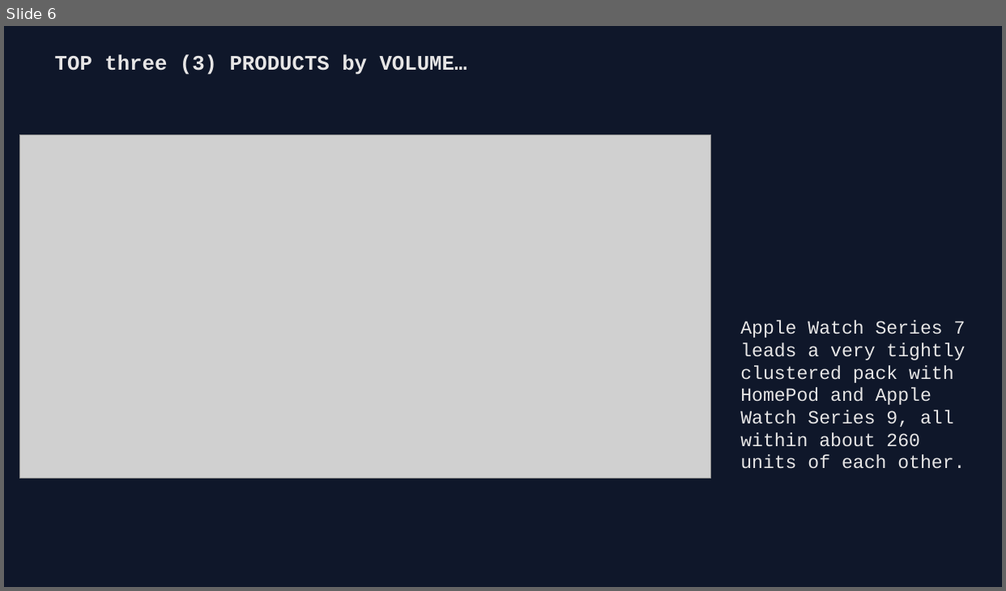
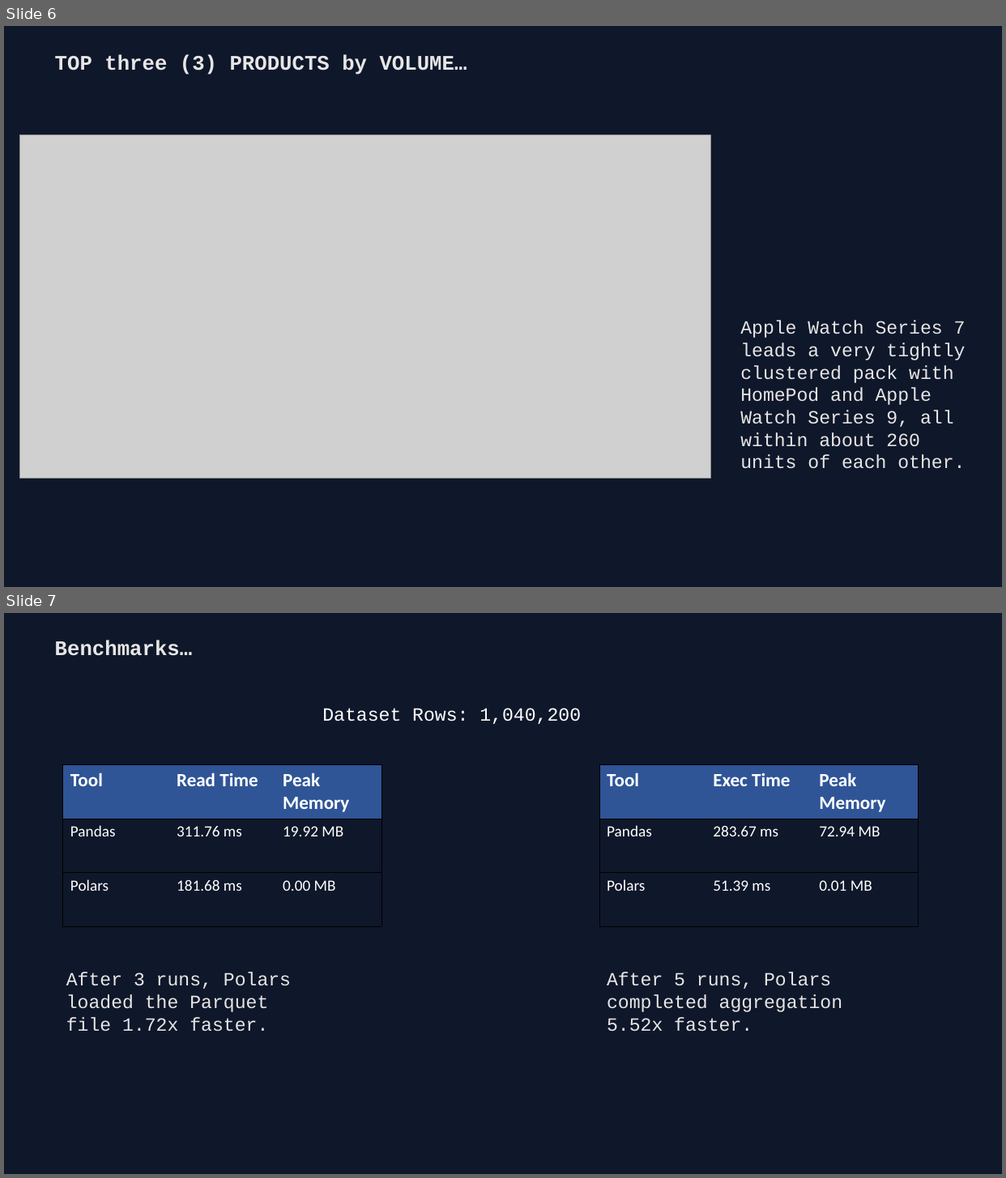
Before and after one commit to king-obobo/business-data-insights, a slide deck: candidate_2/slides/pitch_deck.pptx. Shown one above the other, each under a label of ours: slide 6 before the commit, slides 6 and 7 after it. The pictures are 1006x591 and 1006x1178 pixels, drawn with LibreOffice and Linux fonts; fonts in the diff are those of the drawing; grey boxes stand for pictures. Boxes give left, top, right and bottom in pixels: in the first picture for what was removed or moved away, otherwise in the second. Text is boxed around its words. In the diff, an @@ line names an element or a change of style, - is before the commit and + after.

```diff
--- a/candidate_2/slides/pitch_deck.pptx
+++ b/candidate_2/slides/pitch_deck.pptx
@@ slide 7 added at (4, 613, 1002, 1174), background #0F172A @@
@@ text added at (55, 641, 193, 656), 20 pt, text #E7E6E6, bold @@
+Benchmarks…
@@ text added at (322, 708, 581, 724), 18 pt, text #FFFFFF @@
+Dataset Rows: 1,040,200
@@ table added at (63, 765, 382, 926), 3 rows, 3 columns @@
+Tool | Read Time | Peak Memory
+Pandas | 311.76 ms | 19.92 MB
+Polars | 181.68 ms | 0.00 MB
@@ table added at (599, 765, 918, 926), 3 rows, 3 columns @@
+Tool | Exec Time | Peak Memory
+Pandas | 283.67 ms | 72.94 MB
+Polars | 51.39 ms | 0.01 MB
@@ text added at (66, 972, 291, 1032), 18 pt, text #E7E6E6 @@
+After 3 runs, Polars loaded the Parquet file 1.72x faster.
@@ text added at (607, 972, 842, 1032), 18 pt, text #E7E6E6 @@
+After 5 runs, Polars completed aggregation 5.52x faster.
```
Also in this commit, not shown: 2 slides changed.
